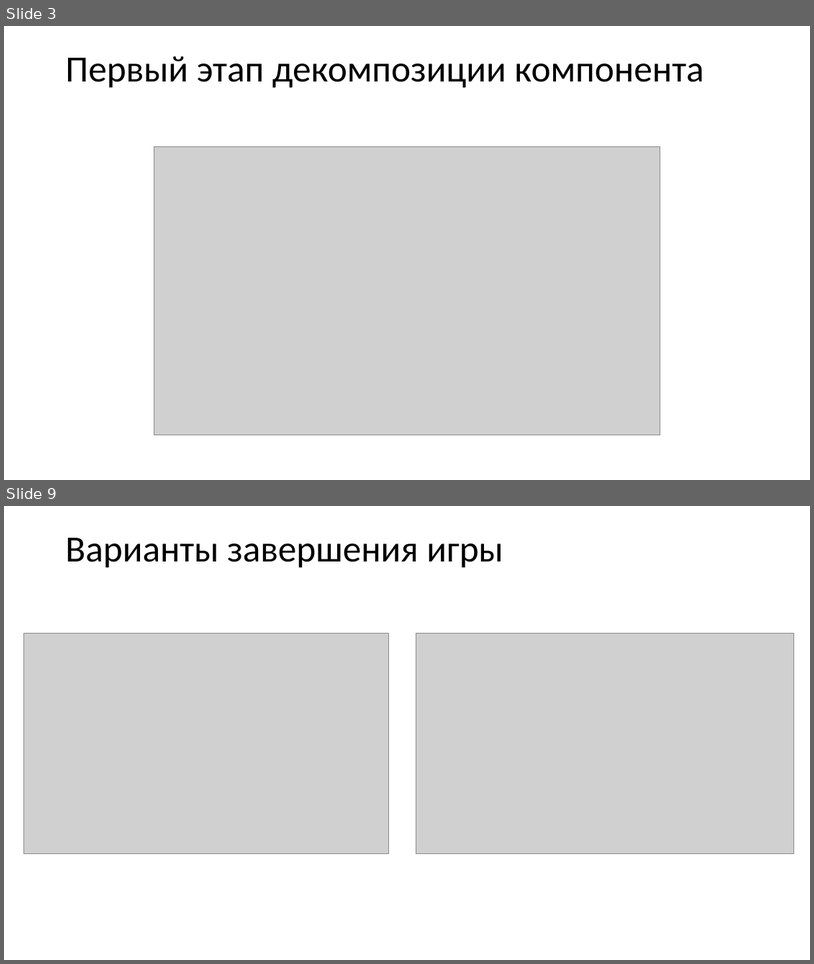
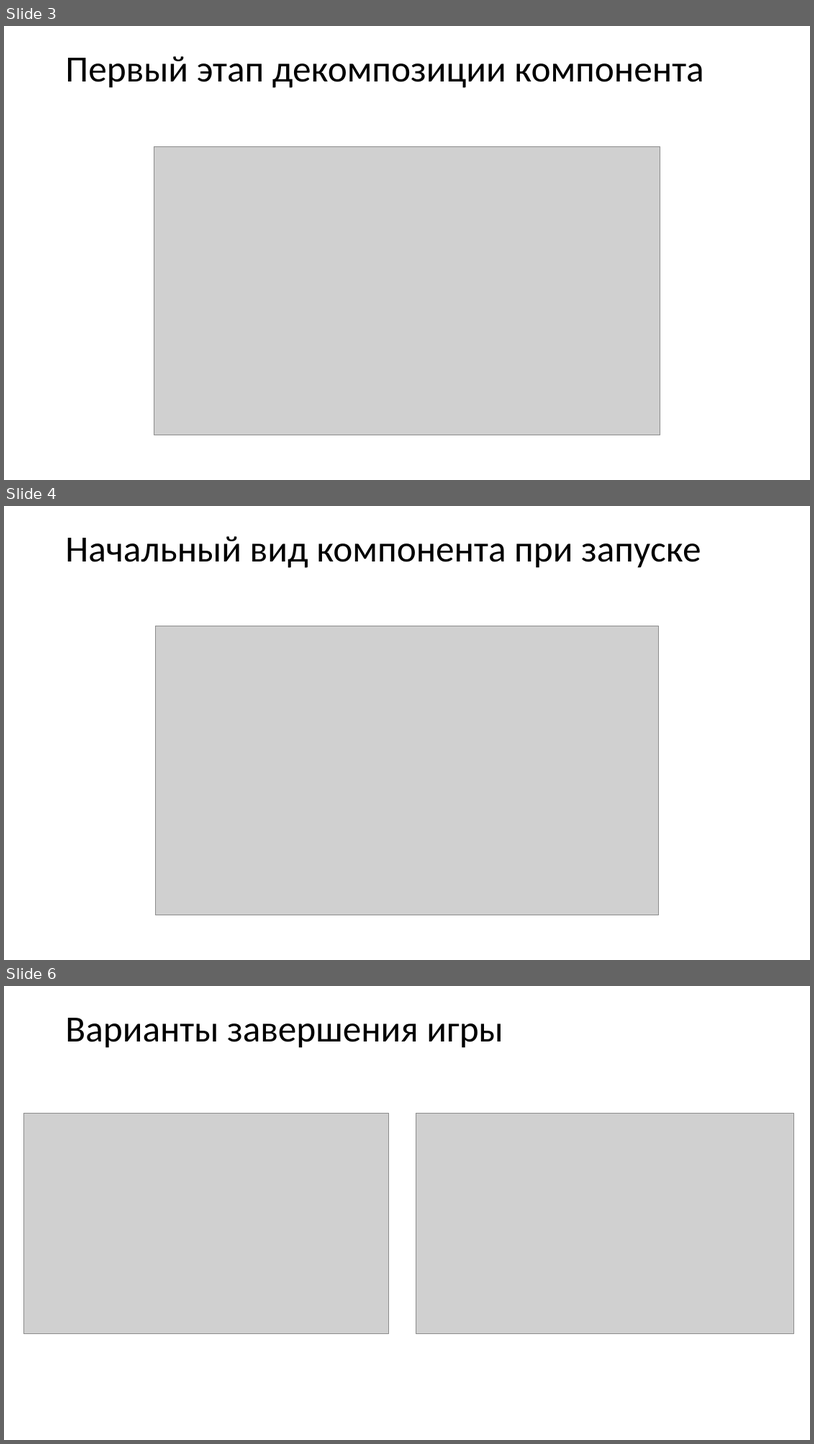
Before and after one commit to 1NiKuz1/snake, a slide deck: выступление/Презентация к курсовому проекту.pptx. Shown one above the other, each under a label of ours: slides 3 and 9 before the commit, slides 3, 4 and 6 after it; the slides between them are not shown. The pictures are 814x964 and 814x1444 pixels, drawn with LibreOffice and Linux fonts; fonts in the diff are those of the drawing; grey boxes stand for pictures. Boxes give left, top, right and bottom in pixels: in the first picture for what was removed or moved away, otherwise in the second. Text is boxed around its words. In the diff, an @@ line names an element or a change of style, - is before the commit and + after.

```diff
--- a/выступление/Презентация к курсовому проекту.pptx
+++ b/выступление/Презентация к курсовому проекту.pptx
@@ slide 4 added at [4, 506, 810, 960], background #FFFFFF @@
@@ title added at [65, 536, 701, 568], 44 pt, text #000000 @@
+Начальный вид компонента при запуске
@@ picture added at [155, 626, 659, 915] @@
@@ what was slide 9 is now slide 6 @@
```
Also in this commit, not shown: 1 slide changed, 5 other slides added, 4 slides removed, 28 other files.
